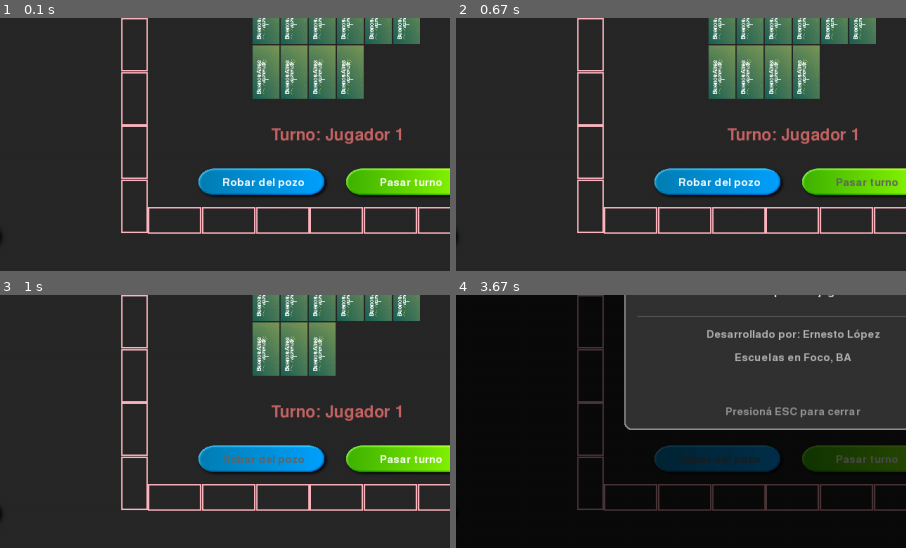
Above: before the commit, frames 1-4 (two rows, left to right).
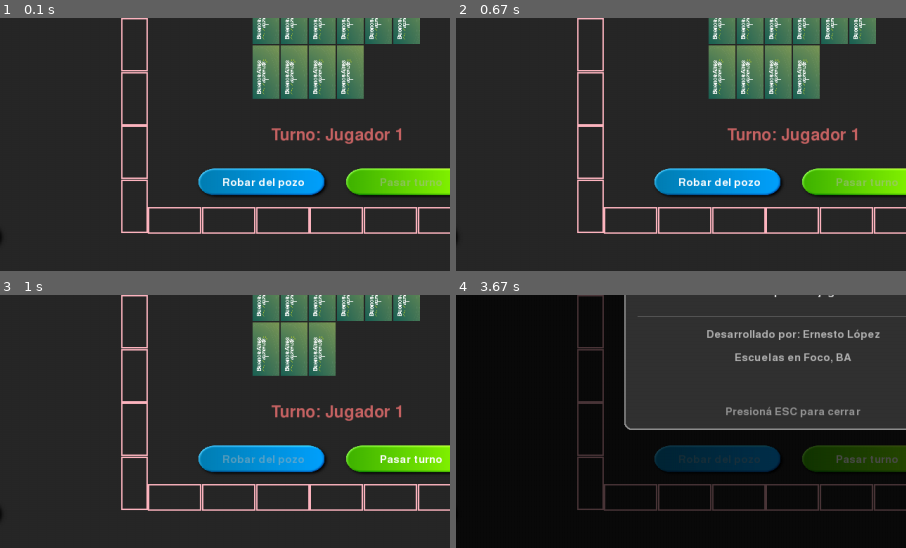
Above: after the commit, the same moments.

Repository: ernelopez/domino4
Game: pygame game, started from main.py
The game is run twice, just before and just after one commit, with the same random seed, the same clock (stepped at 60 frames per second) and the same inputs.
Inputs (mouse positions are % of the whole screen's width and height, from its top left):
- Up to frame 1 (0.1 s): no input
- Up to frame 2 (0.67 s): press the mouse at (5, 19) at 0.37 s; move the mouse to (25, 21) at 0.47 s; release the mouse at (46, 23) at 0.6 s
- Up to frame 3 (1 s): press the mouse at (42, 83) at 0.7 s; move the mouse to (50, 77) at 0.8 s; release the mouse at (57, 71) at 0.93 s
- Up to frame 4 (3.67 s): click "Pasar turno" at 1.05 s; click "1" at 1.38 s; press the mouse at (92, 93) at 1.7 s; move the mouse to (54, 83) at 1.8 s; release the mouse at (16, 73) at 1.93 s; press the mouse at (92, 93) at 2.03 s; move the mouse to (76, 57) at 2.13 s; release the mouse at (61, 21) at 2.27 s; press the mouse at (92, 93) at 2.37 s; move the mouse to (54, 58) at 2.47 s; release the mouse at (15, 23) at 2.6 s; press the mouse at (92, 93) at 2.7 s; move the mouse to (57, 75) at 2.8 s; release the mouse at (22, 57) at 2.93 s; press the mouse at (92, 93) at 3.03 s; move the mouse to (54, 57) at 3.13 s; release the mouse at (15, 20) at 3.27 s; click (44, 81) at 3.38 s
The pictures show only the part of the screen within x 13-63%, y 50-100%; the shares and areas given below are measured in that part.

The runs differ from the first frame. In frame 1, 0.2% of the frame differs, in the area x 84-99%, y 63-67%; in frame 2, 0.2%; in frame 3, 0.3%, in the area x 49-68%, y 63-68%; in frame 4, less than 0.1%.

Commit message:
botones mejorados

Diff:
--- a/main.py
+++ b/main.py
@@ -53,7 +53,8 @@
             if self.activo:
                 texto_surface = fuente.render(self.texto, True, COLOR_TEXTO_BOTON)
             else:
-                texto_surface = fuente.render(self.texto, True, (100, 100, 100))
+                texto_surface = fuente.render(self.texto, True, (180, 180, 180))
+                texto_surface.set_alpha(128)
 
             # Centrar el texto en el rectángulo del botón
             texto_rect = texto_surface.get_rect(center=self.rect.center)
@@ -133,6 +134,7 @@
 
         # Crear botones
         self.crear_botones()
+        self.actualizar_botones()
 
     def obtener_tamaño_canvas(self):
         """Obtiene el tamaño real del canvas en el navegador"""
@@ -369,6 +371,7 @@
         self.boton_reiniciar.activo = True
         self.boton_ayuda.activo = True
         #self.boton_girar.activo = self.ficha_seleccionada is not None and not partida.terminada
+        #print(f"ya_robo={ya_robo}, boton_pasar.activo={self.boton_pasar.activo}")
 
 
     def actualizar_posiciones_fichas(self):
